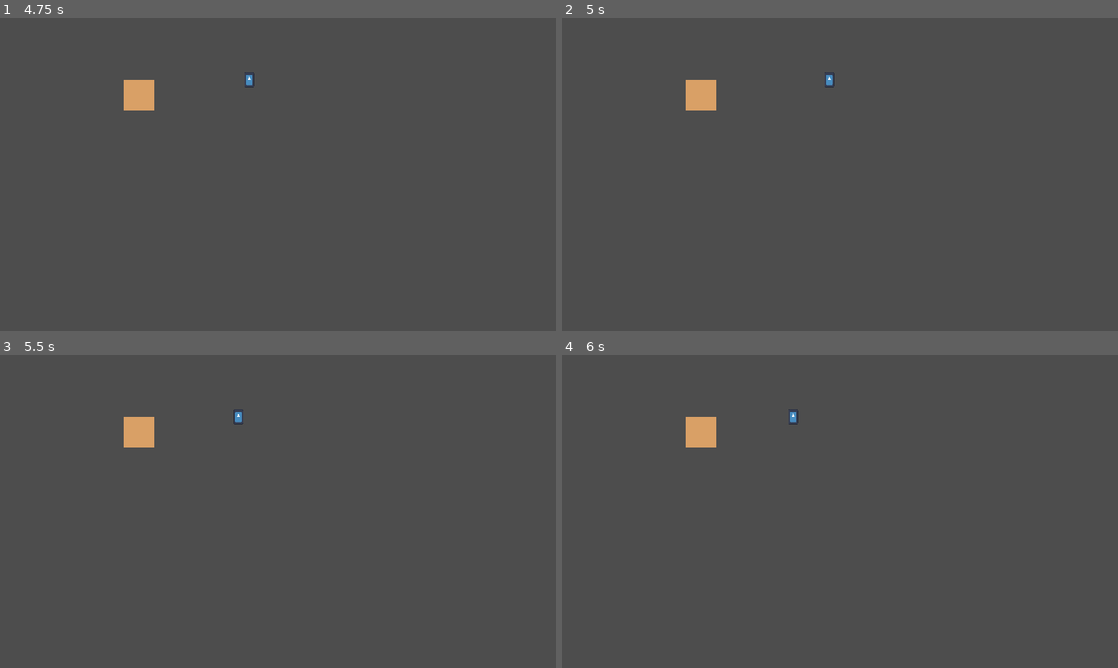
Above: before the commit, frames 1-4 (two rows, left to right).
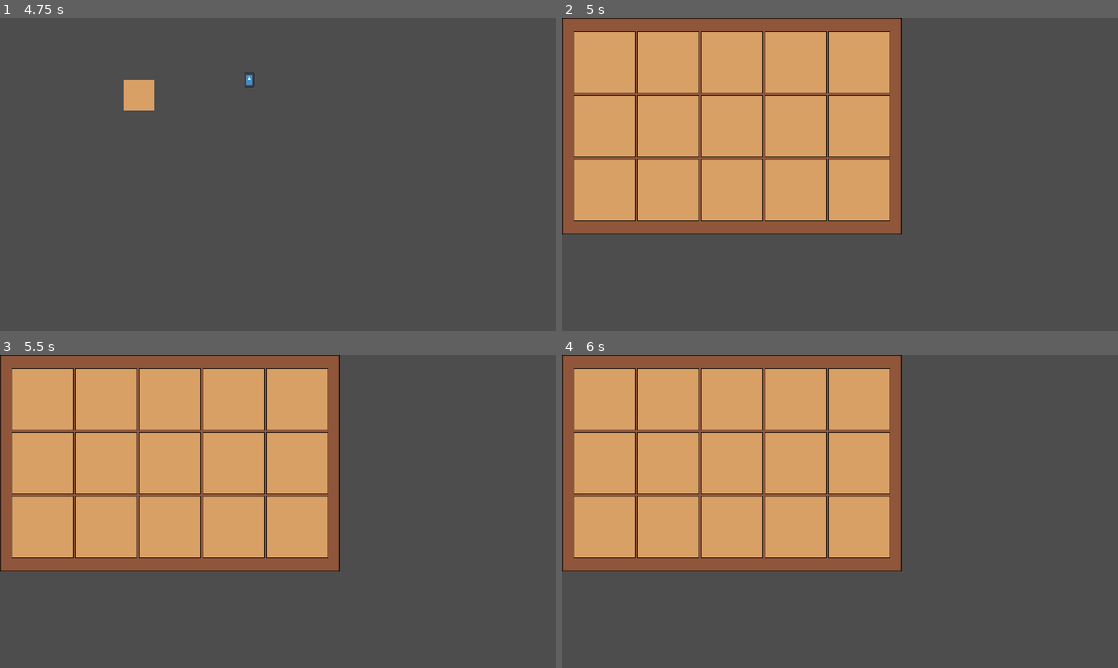
Above: after the commit, the same moments.

Repository: AtaMakesStuff/internship-farming-game
Game: Godot game, scene res://title.tscn
Two runs of this game, one before a commit and one after it. Both use one fixed random seed, a clock stepped at 60 frames per second and the inputs below. The engine's default icon, where the game draws it, is replaced by a stand-in: a white triangle on a blue panel in a dark square.
Inputs (mouse positions are in pixels of both pictures, inside the frame that each line leads up to):
- Up to frame 1 (4.75 s): click "Play" at 0.5 s; tap Enter (ui_accept) at 1.25, 1.52, 2.27, 3.77, 4.52 s; move the mouse to (400, 158) at 1.27 s; hold D (right) 1.28-2.78 s; click (400, 158) at 1.42 s; move the mouse to (166, 190) at 2.02 s; move the mouse to (333, 105) at 2.77 s; hold A (left) 2.78-3.53 s; move the mouse to (250, 237) at 3.52 s; hold D (right) from 3.53 s (still down); click (250, 237) at 3.67 s; move the mouse to (444, 221) at 4.27 s
- Up to frame 2 (5 s): keep holding D (right); tap E (inventory) at 4.9 s
- Up to frame 3 (5.5 s): move the mouse to (111, 464) at 5.02 s; release D (right) at 5.03 s; hold A (left) from 5.03 s (still down); tap Enter (ui_accept) at 5.27 s
- Up to frame 4 (6 s): tap Enter (ui_accept) at 5.75 s; move the mouse to (867, 511) at 5.77 s; release A (left) at 5.78 s; hold D (right) from 5.78 s (still down); click (867, 511) at 5.92 s

Frame 1 is identical in both runs. In frame 2, 42% of the frame differs, in the area x 0-62%, y 0-70%; in frame 3, 42%; in frame 4, 42%.

Commit message:
Inventory ui
- visual display of inventory
- push e to open and close
- has slots for placing but non functional

Diff:
--- a/internship-farming-game/inventory/inventory.gd
+++ b/internship-farming-game/inventory/inventory.gd
@@ -2,4 +2,4 @@
 
 class_name Inventory
 
-@export var items = [inventoryItem]
+@export var items: Array[inventoryItem]
--- a/internship-farming-game/inventory/inventory.tscn
+++ b/internship-farming-game/inventory/inventory.tscn
@@ -1,55 +1,84 @@
-[gd_scene load_steps=2 format=3 uid="uid://cw1ce7papfu5u"]
+[gd_scene load_steps=4 format=3 uid="uid://cw1ce7papfu5u"]
 
-[ext_resource type="Script" path="res://inventory/inventory.gd" id="1_xmoqm"]
+[ext_resource type="Script" path="res://inventory/inventory_ui.gd" id="1_rwx7x"]
+[ext_resource type="Texture2D" uid="uid://d3cjtph3xkads" path="res://art/Inventory-UI-1.png" id="2_aoauw"]
+[ext_resource type="PackedScene" uid="uid://i47rllau7msp" path="res://inventory/inventory_ui_slot.tscn" id="3_3cmo6"]
 
-[node name="inventory" type="Control"]
+[node name="inventory_ui" type="Control"]
+custom_minimum_size = Vector2(704, 448)
 layout_mode = 3
-anchors_preset = 15
-anchor_right = 1.0
-anchor_bottom = 1.0
+offset_right = 704.0
+offset_bottom = 448.0
 grow_horizontal = 2
 grow_vertical = 2
-script = ExtResource("1_xmoqm")
-visibleInventory = [null, null, null, null, null]
+script = ExtResource("1_rwx7x")
 
-[node name="background" type="ColorRect" parent="."]
+[node name="NinePatchRect" type="NinePatchRect" parent="."]
 layout_mode = 0
-offset_top = 256.0
-offset_right = 1152.0
-offset_bottom = 648.0
-color = Color(0.724848, 0.555186, 0.35474, 1)
+offset_right = 704.0
+offset_bottom = 448.0
+texture = ExtResource("2_aoauw")
+patch_margin_left = 1
+patch_margin_top = 1
+patch_margin_right = 1
+patch_margin_bottom = 1
 
-[node name="slot1" type="ColorRect" parent="background"]
-layout_mode = 0
-offset_left = 64.0
-offset_top = 64.0
-offset_right = 128.0
-offset_bottom = 128.0
+[node name="GridContainer" type="GridContainer" parent="NinePatchRect"]
+layout_mode = 1
+anchors_preset = 8
+anchor_left = 0.5
+anchor_top = 0.5
+anchor_right = 0.5
+anchor_bottom = 0.5
+offset_left = -328.0
+offset_top = -196.0
+offset_right = 328.0
+offset_bottom = 196.0
+grow_horizontal = 2
+grow_vertical = 2
+columns = 5
 
-[node name="slot2" type="ColorRect" parent="background"]
-layout_mode = 0
-offset_left = 192.0
-offset_top = 64.0
-offset_right = 256.0
-offset_bottom = 128.0
+[node name="inventory_UI_slot" parent="NinePatchRect/GridContainer" instance=ExtResource("3_3cmo6")]
+layout_mode = 2
 
-[node name="slot3" type="ColorRect" parent="background"]
-layout_mode = 0
-offset_left = 320.0
-offset_top = 64.0
-offset_right = 384.0
-offset_bottom = 128.0
+[node name="inventory_UI_slot2" parent="NinePatchRect/GridContainer" instance=ExtResource("3_3cmo6")]
+layout_mode = 2
 
-[node name="slot4" type="ColorRect" parent="background"]
-layout_mode = 0
-offset_left = 448.0
-offset_top = 64.0
-offset_right = 512.0
-offset_bottom = 128.0
+[node name="inventory_UI_slot3" parent="NinePatchRect/GridContainer" instance=ExtResource("3_3cmo6")]
+layout_mode = 2
 
-[node name="slot5" type="ColorRect" parent="background"]
-layout_mode = 0
-offset_left = 576.0
-offset_top = 64.0
-offset_right = 640.0
-offset_bottom = 128.0
+[node name="inventory_UI_slot4" parent="NinePatchRect/GridContainer" instance=ExtResource("3_3cmo6")]
+layout_mode = 2
+
+[node name="inventory_UI_slot5" parent="NinePatchRect/GridContainer" instance=ExtResource("3_3cmo6")]
+layout_mode = 2
+
+[node name="inventory_UI_slot6" parent="NinePatchRect/GridContainer" instance=ExtResource("3_3cmo6")]
+layout_mode = 2
+
+[node name="inventory_UI_slot7" parent="NinePatchRect/GridContainer" instance=ExtResource("3_3cmo6")]
+layout_mode = 2
+
+[node name="inventory_UI_slot8" parent="NinePatchRect/GridContainer" instance=ExtResource("3_3cmo6")]
+layout_mode = 2
+
+[node name="inventory_UI_slot9" parent="NinePatchRect/GridContainer" instance=ExtResource("3_3cmo6")]
+layout_mode = 2
+
+[node name="inventory_UI_slot10" parent="NinePatchRect/GridContainer" instance=ExtResource("3_3cmo6")]
+layout_mode = 2
+
+[node name="inventory_UI_slot11" parent="NinePatchRect/GridContainer" instance=ExtResource("3_3cmo6")]
+layout_mode = 2
+
+[node name="inventory_UI_slot12" parent="NinePatchRect/GridContainer" instance=ExtResource("3_3cmo6")]
+layout_mode = 2
+
+[node name="inventory_UI_slot13" parent="NinePatchRect/GridContainer" instance=ExtResource("3_3cmo6")]
+layout_mode = 2
+
+[node name="inventory_UI_slot14" parent="NinePatchRect/GridContainer" instance=ExtResource("3_3cmo6")]
+layout_mode = 2
+
+[node name="inventory_UI_slot15" parent="NinePatchRect/GridContainer" instance=ExtResource("3_3cmo6")]
+layout_mode = 2
--- /dev/null
+++ b/internship-farming-game/inventory/inventory_ui.gd
@@ -0,0 +1,21 @@
+extends Control
+
+var is_open = false
+
+func _ready ():
+	close()
+
+func _process(delta):
+	if Input.is_action_just_pressed("inventory"):
+		if is_open:
+			close()
+		else:
+			open()
+
+func open():
+	visible = true
+	is_open = true
+
+func close():
+	visible = false
+	is_open = false
--- /dev/null
+++ b/internship-farming-game/inventory/inventory_ui_slot.tscn
@@ -0,0 +1,18 @@
+[gd_scene load_steps=2 format=3 uid="uid://i47rllau7msp"]
+
+[ext_resource type="Texture2D" uid="uid://bq0i0wu42ojay" path="res://art/Inventory-UI-2.png" id="1_bqhl7"]
+
+[node name="inventory_UI_slot" type="Panel"]
+self_modulate = Color(1, 1, 1, 0)
+custom_minimum_size = Vector2(128, 128)
+anchors_preset = 15
+anchor_right = 1.0
+anchor_bottom = 1.0
+offset_right = -1024.0
+offset_bottom = -520.0
+grow_horizontal = 2
+grow_vertical = 2
+
+[node name="Sprite2D" type="Sprite2D" parent="."]
+texture = ExtResource("1_bqhl7")
+centered = false
--- /dev/null
+++ b/internship-farming-game/inventory/playerInventory.tres
@@ -0,0 +1,8 @@
+[gd_resource type="Resource" script_class="Inventory" load_steps=3 format=3 uid="uid://dnqry4d1pg0if"]
+
+[ext_resource type="Resource" uid="uid://v4x3akrnpomy" path="res://inventory/tools/hoe.tres" id="1_ptguh"]
+[ext_resource type="Script" path="res://inventory/inventory.gd" id="2_b8bmf"]
+
+[resource]
+script = ExtResource("2_b8bmf")
+items = [null, null, ExtResource("1_ptguh"), null, null, null, null, null, null, ExtResource("1_ptguh"), null, null, null, null, null]
--- a/internship-farming-game/inventory/tools/hoe.tres
+++ b/internship-farming-game/inventory/tools/hoe.tres
@@ -1,9 +1,9 @@
 [gd_resource type="Resource" script_class="inventoryItem" load_steps=3 format=3 uid="uid://v4x3akrnpomy"]
 
 [ext_resource type="Script" path="res://inventory/inventory_item.gd" id="1_cuvk5"]
-[ext_resource type="Texture2D" uid="uid://ce2jxt2tlqyca" path="res://icon.svg" id="2_6kphu"]
+[ext_resource type="Texture2D" uid="uid://c3qgyhpas0k62" path="res://art/Hoe-Basic.png" id="2_7bhk1"]
 
 [resource]
 script = ExtResource("1_cuvk5")
 name = "hoe"
-texture = ExtResource("2_6kphu")
+texture = ExtResource("2_7bhk1")
--- a/internship-farming-game/player.gd
+++ b/internship-farming-game/player.gd
@@ -3,6 +3,8 @@
 
 const SPEED = 150.0
 const JUMP_VELOCITY = -400.0
+
+@export var inventory: Inventory
 
 
 func _physics_process(delta: float) -> void:
--- a/internship-farming-game/player.tscn
+++ b/internship-farming-game/player.tscn
@@ -1,7 +1,8 @@
-[gd_scene load_steps=4 format=3 uid="uid://c5b0bdgeuwwea"]
+[gd_scene load_steps=5 format=3 uid="uid://c5b0bdgeuwwea"]
 
 [ext_resource type="Script" path="res://player.gd" id="1_8mmaj"]
 [ext_resource type="Texture2D" uid="uid://ce2jxt2tlqyca" path="res://icon.svg" id="1_unnty"]
+[ext_resource type="Resource" uid="uid://dnqry4d1pg0if" path="res://inventory/playerInventory.tres" id="2_wruw2"]
 
 [sub_resource type="CapsuleShape2D" id="CapsuleShape2D_4fhxp"]
 radius = 11.0
@@ -9,6 +10,7 @@
 
 [node name="player" type="CharacterBody2D"]
 script = ExtResource("1_8mmaj")
+inventory = ExtResource("2_wruw2")
 
 [node name="CollisionShape2D" type="CollisionShape2D" parent="."]
 shape = SubResource("CapsuleShape2D_4fhxp")
--- a/internship-farming-game/testing.tscn
+++ b/internship-farming-game/testing.tscn
@@ -1,7 +1,8 @@
-[gd_scene load_steps=3 format=3 uid="uid://casinnr6aw1dg"]
+[gd_scene load_steps=4 format=3 uid="uid://casinnr6aw1dg"]
 
 [ext_resource type="PackedScene" uid="uid://c5b0bdgeuwwea" path="res://player.tscn" id="1_m16bd"]
 [ext_resource type="PackedScene" uid="uid://dy3xf8kokulcv" path="res://farm_tile.tscn" id="2_5abx4"]
+[ext_resource type="PackedScene" uid="uid://cw1ce7papfu5u" path="res://inventory/inventory.tscn" id="3_as27f"]
 
 [node name="testing" type="Node2D"]
 
@@ -10,3 +11,8 @@
 
 [node name="player" parent="." instance=ExtResource("1_m16bd")]
 position = Vector2(224, 128)
+
+[node name="CanvasLayer" type="CanvasLayer" parent="."]
+
+[node name="inventory_ui" parent="CanvasLayer" instance=ExtResource("3_as27f")]
+anchors_preset = 0
Binary file added: internship-farming-game/art/Hoe-Basic.png
Not shown, added: internship-farming-game/art/Hoe-Basic.png.import
Binary file added: internship-farming-game/art/Inventory-UI-1.png
Not shown, added: internship-farming-game/art/Inventory-UI-1.png.import
Binary file added: internship-farming-game/art/Inventory-UI-2.png
Not shown, added: internship-farming-game/art/Inventory-UI-2.png.import
Not shown, changed: internship-farming-game/.DS_Store
